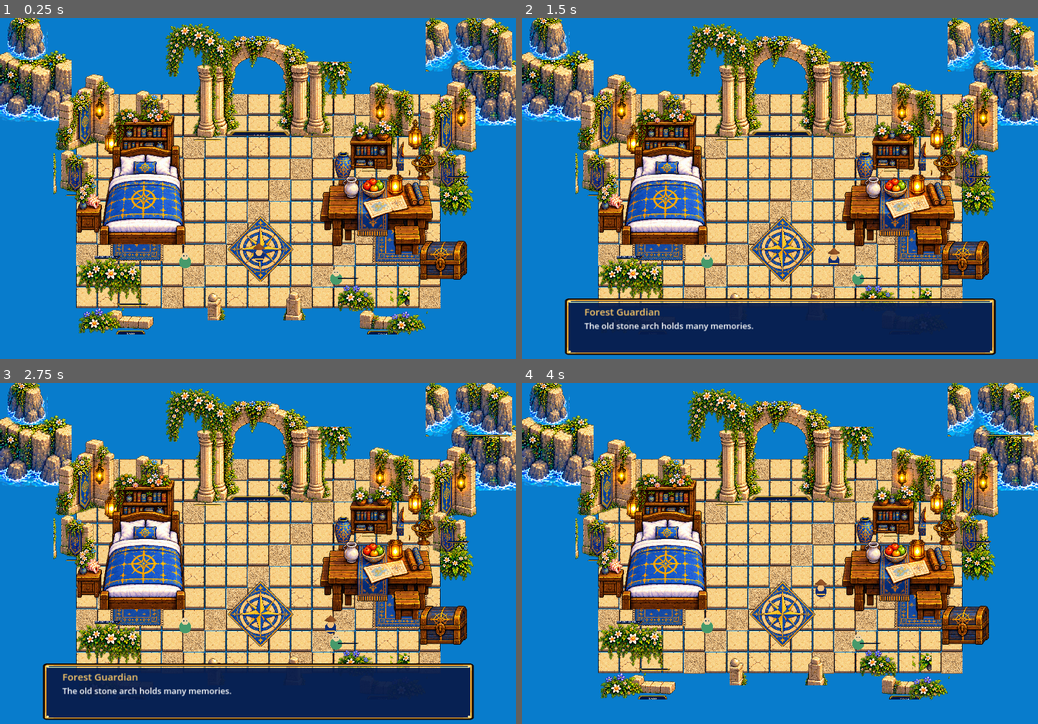
Above: before the commit, frames 1-4 (two rows, left to right).
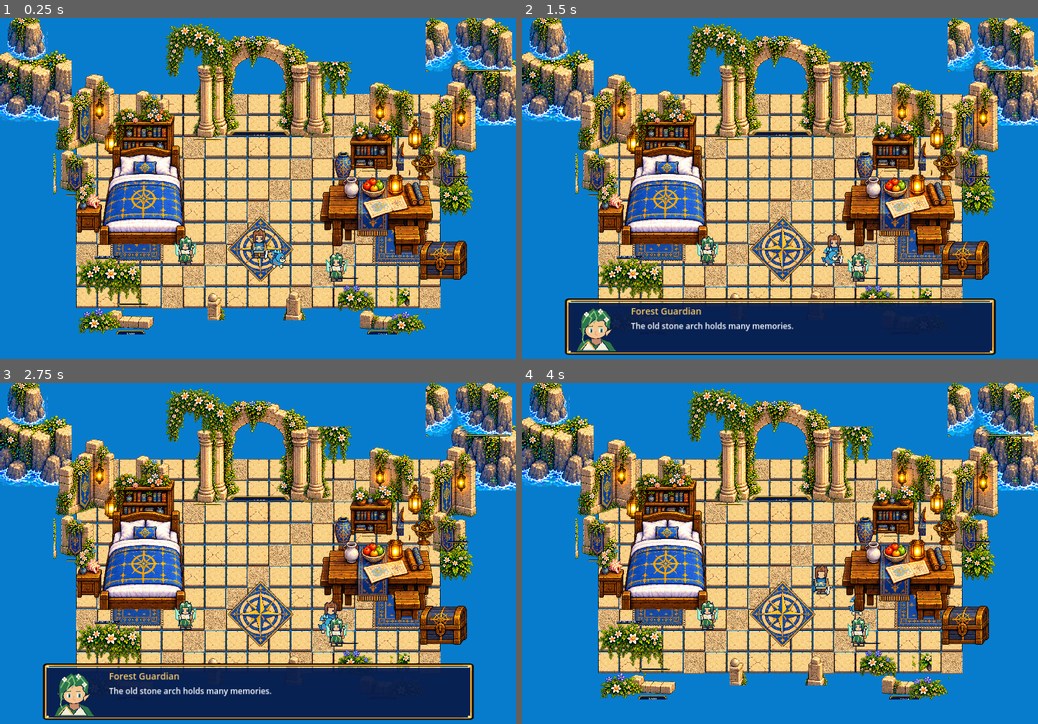
Above: after the commit, the same moments.

Repository: shero92/skl-SF
Game: Godot game, scene res://scenes/main.tscn
Two runs of this game, one before a commit and one after it. Both use one fixed random seed, a clock stepped at 60 frames per second and the inputs below.
Inputs:
- Up to frame 1 (0.25 s): no input
- Up to frame 2 (1.5 s): tap Enter at 0.5 s; hold Right (ui_right) 0.53-1.28 s; tap E at 0.6, 1.35 s; tap Space at 0.77 s; hold Down (ui_down) from 1.28 s (still down)
- Up to frame 3 (2.75 s): tap Space at 1.52, 2 s; release Down (ui_down) at 2.03 s; hold Right (ui_right) from 2.03 s (still down); tap Enter at 2.1 s; tap E at 2.3 s
- Up to frame 4 (4 s): release Right (ui_right) at 2.78 s; hold Up (ui_up) 2.78-3.53 s; tap E at 2.85, 3.6 s; tap Space at 3.02, 3.77 s; hold Left (ui_left) from 3.53 s (still down)

The runs differ from the first frame. In frame 1, 0.8% of the frame differs, in the area x 33-68%, y 61-79%; in frame 2, 2.1%, in the area x 10-68%, y 63-98%; in frame 3, 2.0%; in frame 4, 0.8%.

Commit message:
Use real sprite-frame character animations, companion follower and dialogue portraits

Diff:
--- a/scenes/dialogue_ui.gd
+++ b/scenes/dialogue_ui.gd
@@ -8,6 +8,7 @@
 var container: Control
 var speaker_label: Label
 var body_label: Label
+var portrait: TextureRect
 
 func _ready() -> void:
     layer = 10
@@ -33,27 +34,42 @@
     backing.mouse_filter = Control.MOUSE_FILTER_IGNORE
     container.add_child(backing)
 
+    portrait = TextureRect.new()
+    portrait.name = "DialoguePortrait"
+    portrait.anchor_left = 0.09
+    portrait.anchor_right = 0.09
+    portrait.anchor_top = 1.0
+    portrait.anchor_bottom = 1.0
+    portrait.offset_left = 12
+    portrait.offset_right = 148
+    portrait.offset_top = -177
+    portrait.offset_bottom = -30
+    portrait.expand_mode = TextureRect.EXPAND_IGNORE_SIZE
+    portrait.stretch_mode = TextureRect.STRETCH_KEEP_ASPECT_CENTERED
+    portrait.mouse_filter = Control.MOUSE_FILTER_IGNORE
+    container.add_child(portrait)
+
     speaker_label = Label.new()
-    speaker_label.anchor_left = 0.12
+    speaker_label.anchor_left = 0.21
     speaker_label.anchor_right = 0.88
     speaker_label.anchor_top = 1.0
     speaker_label.anchor_bottom = 1.0
-    speaker_label.offset_top = -170.0
-    speaker_label.offset_bottom = -128.0
-    speaker_label.add_theme_font_size_override("font_size", 29)
+    speaker_label.offset_top = -169.0
+    speaker_label.offset_bottom = -126.0
+    speaker_label.add_theme_font_size_override("font_size", 27)
     speaker_label.add_theme_color_override("font_color", Color("#f9c766"))
     container.add_child(speaker_label)
 
     body_label = Label.new()
-    body_label.anchor_left = 0.12
+    body_label.anchor_left = 0.21
     body_label.anchor_right = 0.88
     body_label.anchor_top = 1.0
     body_label.anchor_bottom = 1.0
-    body_label.offset_top = -124.0
+    body_label.offset_top = -123.0
     body_label.offset_bottom = -35.0
     body_label.autowrap_mode = TextServer.AUTOWRAP_WORD_SMART
-    body_label.add_theme_font_size_override("font_size", 25)
-    body_label.add_theme_color_override("font_color", Color("#ffffff"))
+    body_label.add_theme_font_size_override("font_size", 24)
+    body_label.add_theme_color_override("font_color", Color.WHITE)
     container.add_child(body_label)
     container.visible = false
 
@@ -65,6 +81,9 @@
     line_number = 0
     is_open = true
     container.visible = true
+    var is_fairy := "guardian" in speaker.to_lower() or "fairy" in speaker.to_lower()
+    var portrait_path := "res://map_factory/parts/ui/UI008_Fairy_Portrait.png" if is_fairy else "res://map_factory/parts/ui/UI007_Hero_Portrait.png"
+    portrait.texture = load(portrait_path) as Texture2D if ResourceLoader.exists(portrait_path) else null
     _render()
 
 func _render() -> void:
--- a/scenes/main.gd
+++ b/scenes/main.gd
@@ -14,9 +14,15 @@
         return
     var spawn: Array = data.get("player_spawn", [770, 720])
     player = HeroPlayer.new()
-    player.name = "HeroGameplayProxy"
+    player.name = "Hero"
     player.position = Vector2(float(spawn[0]), float(spawn[1]))
     room.get_node("Entities").add_child(player)
+
+    var companion := RoomCompanion.new()
+    companion.name = "CrystalCompanion"
+    companion.position = player.position + Vector2(55, 30)
+    companion.follow_target = player
+    room.get_node("Entities").add_child(companion)
 
     var camera := Camera2D.new()
     camera.position = Vector2(768, 512)
@@ -29,6 +35,7 @@
     for info in data.get("npcs", []):
         var npc := RoomNpc.new()
         npc.display_name = String(info.get("name", "NPC"))
+        npc.flip_sprite = bool(info.get("flip_h", false))
         npc.position = Vector2(float(info.get("x", 0)), float(info.get("y", 0)))
         room.get_node("Entities").add_child(npc)
         interactions.append({
--- a/scenes/player.gd
+++ b/scenes/player.gd
@@ -1,42 +1,84 @@
 extends CharacterBody2D
 class_name HeroPlayer
 
-## Temporary gameplay proxy. Replace with CH001-CH008 high-quality sprites
-## once character animation frames have been imported and approved.
 @export var move_speed: float = 210.0
+@export var sprite_scale: float = 0.56
 var movement_enabled: bool = true
 var facing: Vector2 = Vector2.DOWN
+var art: Sprite2D
+var _anim_id: String = ""
+var _elapsed: float = 0.0
+var _frame_count: int = 1
+var _fps: float = 2.0
+
+const HERO = {
+    "idle_down": "CH001", "idle_up": "CH002",
+    "idle_left": "CH003", "idle_right": "CH004",
+    "walk_down": "CH005", "walk_up": "CH006",
+    "walk_left": "CH007", "walk_right": "CH008"
+}
 
 func _ready() -> void:
-    var collision := CollisionShape2D.new()
+    var shape := CollisionShape2D.new()
     var capsule := CapsuleShape2D.new()
     capsule.radius = 12.0
     capsule.height = 30.0
-    collision.position = Vector2(0, -15)
-    collision.shape = capsule
-    add_child(collision)
-    queue_redraw()
+    shape.position = Vector2(0, -17)
+    shape.shape = capsule
+    add_child(shape)
 
-func _physics_process(_delta: float) -> void:
-    var direction := Vector2.ZERO
+    art = Sprite2D.new()
+    art.name = "HeroSprite"
+    art.centered = false
+    art.texture_filter = CanvasItem.TEXTURE_FILTER_NEAREST
+    art.scale = Vector2.ONE * sprite_scale
+    art.position = Vector2(-72.0, -188.0) * sprite_scale
+    add_child(art)
+    add_child(ShadowFactory.create_shadow(
+        {"type": "character", "opacity": 0.45, "offset_x": 0, "offset_y": -7}, Vector2(76, 40)))
+    _play(HERO["idle_down"])
+
+func _physics_process(delta: float) -> void:
+    var movement := Vector2.ZERO
     if movement_enabled:
         if Input.is_key_pressed(KEY_A) or Input.is_action_pressed("ui_left"):
-            direction.x -= 1.0
+            movement.x -= 1
         if Input.is_key_pressed(KEY_D) or Input.is_action_pressed("ui_right"):
-            direction.x += 1.0
+            movement.x += 1
         if Input.is_key_pressed(KEY_W) or Input.is_action_pressed("ui_up"):
-            direction.y -= 1.0
+            movement.y -= 1
         if Input.is_key_pressed(KEY_S) or Input.is_action_pressed("ui_down"):
-            direction.y += 1.0
-    if direction.length_squared() > 0:
-        facing = direction.normalized()
-    velocity = direction.normalized() * move_speed
+            movement.y += 1
+    velocity = movement.normalized() * move_speed
     move_and_slide()
+    if movement.length_squared() > 0:
+        facing = movement.normalized()
+    var direction := "down"
+    if absf(facing.x) > absf(facing.y):
+        direction = "right" if facing.x > 0 else "left"
+    elif facing.y < 0:
+        direction = "up"
+    var state := "walk" if movement.length_squared() > 0 else "idle"
+    _play(HERO[state + "_" + direction])
+    _elapsed += delta
+    if art != null:
+        art.frame = int(_elapsed * _fps) % _frame_count
 
-func _draw() -> void:
-    # Visibly temporary blue/gold prototype marker; NOT approved character art.
-    draw_circle(Vector2(0, -11), 17.0, Color("#122d71"))
-    draw_circle(Vector2(0, -21), 10.0, Color("#f4bf79"))
-    draw_polygon(PackedVector2Array([Vector2(-19,-33),Vector2(0,-49),Vector2(19,-33),Vector2(8,-29),Vector2(-8,-29)]),
-        PackedColorArray([Color("#76451f"),Color("#9b572a"),Color("#76451f"),Color("#9b572a"),Color("#76451f")]))
-    draw_line(Vector2(-13, -2), Vector2(13, -2), Color("#f5bd49"), 4.0)
+func _play(id: String) -> void:
+    if id == _anim_id:
+        return
+    _anim_id = id
+    _elapsed = 0.0
+    var catalog := AssetCatalog.new()
+    if not catalog.load_index():
+        return
+    var record: Dictionary = catalog.get_asset(id)
+    var path := String(record.get("texture_path", ""))
+    if not ResourceLoader.exists(path):
+        push_warning("Hero animation missing: " + id)
+        return
+    art.texture = load(path) as Texture2D
+    _frame_count = maxi(1, int(record.get("animation_frames", 1)))
+    _fps = float(record.get("fps", 2))
+    art.hframes = _frame_count
+    art.frame = 0
--- /dev/null
+++ b/scenes/room_companion.gd
@@ -0,0 +1,51 @@
+extends Node2D
+class_name RoomCompanion
+
+var follow_target: Node2D
+@export var walk_speed: float = 152.0
+var sprite: Sprite2D
+var catalog: AssetCatalog
+var current_animation: String = ""
+var animation_time: float = 0.0
+var fps: float = 2.0
+
+func _ready() -> void:
+    catalog = AssetCatalog.new()
+    catalog.load_index()
+    sprite = Sprite2D.new()
+    sprite.name = "CrystalCompanion"
+    sprite.centered = false
+    sprite.texture_filter = CanvasItem.TEXTURE_FILTER_NEAREST
+    sprite.scale = Vector2.ONE * 0.46
+    sprite.position = Vector2(-72, -188) * 0.46
+    add_child(sprite)
+    add_child(ShadowFactory.create_shadow({"type": "contact_small", "opacity": 0.42}, Vector2(54, 30)))
+    _play("CH009")
+
+func _physics_process(delta: float) -> void:
+    if follow_target == null:
+        return
+    var desired: Vector2 = follow_target.position + Vector2(56, 16)
+    var distance := position.distance_to(desired)
+    if distance > 70:
+        position = position.move_toward(desired, walk_speed * delta)
+        _play("CH010")
+    else:
+        _play("CH009")
+    animation_time += delta
+    if sprite != null:
+        sprite.frame = int(animation_time * fps) % sprite.hframes
+
+func _play(id: String) -> void:
+    if current_animation == id:
+        return
+    current_animation = id
+    animation_time = 0
+    var record: Dictionary = catalog.get_asset(id)
+    var path := String(record.get("texture_path", ""))
+    if not ResourceLoader.exists(path):
+        return
+    sprite.texture = load(path) as Texture2D
+    sprite.hframes = maxi(1, int(record.get("animation_frames", 2)))
+    sprite.frame = 0
+    fps = float(record.get("fps", 2))
--- a/scenes/room_npc.gd
+++ b/scenes/room_npc.gd
@@ -1,15 +1,40 @@
 extends Node2D
 class_name RoomNpc
 
-@export var display_name: String = "NPC (placeholder)"
+@export var display_name: String = "Forest Guardian"
 @export var tint: Color = Color("#469a6b")
+@export var flip_sprite: bool = false
+var sprite: Sprite2D
+var animation_time: float = 0.0
 
 func _ready() -> void:
-    queue_redraw()
+    var catalog := AssetCatalog.new()
+    catalog.load_index()
+    var record: Dictionary = catalog.get_asset("CH011")
+    var path := String(record.get("texture_path", ""))
+    if not ResourceLoader.exists(path):
+        queue_redraw()
+        return
+    sprite = Sprite2D.new()
+    sprite.name = "ForestFairySprite"
+    sprite.texture = load(path) as Texture2D
+    sprite.centered = false
+    sprite.texture_filter = CanvasItem.TEXTURE_FILTER_NEAREST
+    sprite.hframes = maxi(1, int(record.get("animation_frames", 2)))
+    sprite.flip_h = flip_sprite
+    sprite.scale = Vector2.ONE * 0.55
+    sprite.position = Vector2(-72, -188) * 0.55
+    add_child(sprite)
+    add_child(ShadowFactory.create_shadow({"type": "contact_small", "opacity": 0.4}, Vector2(70, 26)))
+
+func _process(delta: float) -> void:
+    if sprite == null:
+        return
+    animation_time += delta
+    sprite.frame = int(animation_time * 2.0) % sprite.hframes
 
 func _draw() -> void:
-    # Only for gameplay testing: NPC art is still planned in the catalog.
-    draw_circle(Vector2(0,-13),18.0,tint)
-    draw_circle(Vector2(0,-31),11.0,Color("#eed2a0"))
-    draw_circle(Vector2(-4,-32),1.5,Color("#19354f"))
-    draw_circle(Vector2(4,-32),1.5,Color("#19354f"))
+    if sprite != null:
+        return
+    draw_circle(Vector2(0, -12), 18.0, tint)
+    draw_circle(Vector2(0, -31), 11.0, Color("#eed2a0"))
